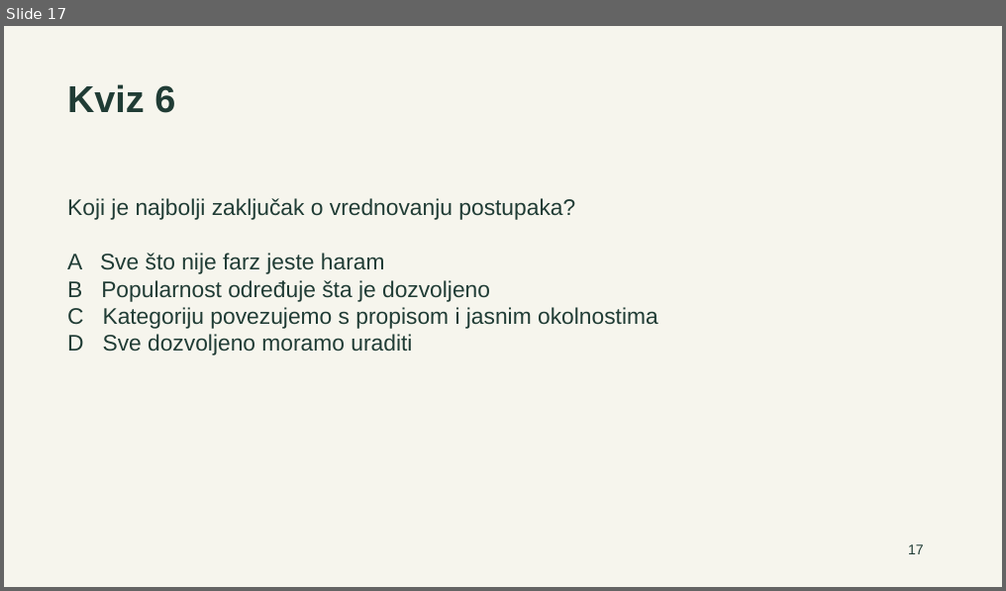
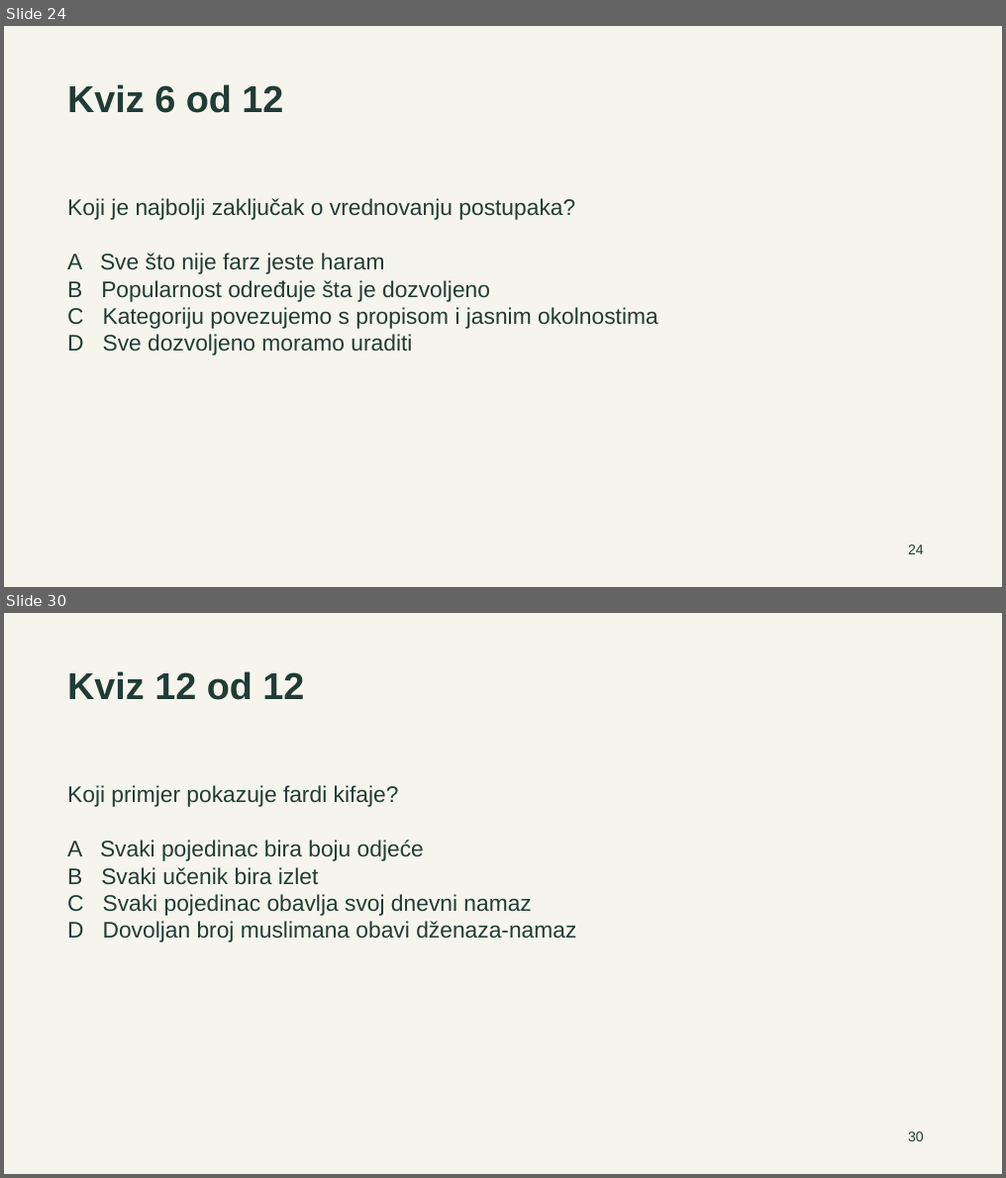
Before and after one commit to vjeronaukaskola/ogledni-cas-vrednovanje-djela, a slide deck: materijali/Prezentacija.pptx. Shown one above the other, each under a label of ours: slide 17 before the commit, slides 24 and 30 after it; the slides between them are not shown. The pictures are 1006x591 and 1006x1178 pixels, drawn with LibreOffice and Linux fonts; fonts in the diff are those of the drawing. Boxes give left, top, right and bottom in pixels: in the first picture for what was removed or moved away, otherwise in the second. Text is boxed around its words. In the diff, an @@ line names an element or a change of style, - is before the commit and + after.

```diff
--- a/materijali/Prezentacija.pptx
+++ b/materijali/Prezentacija.pptx
@@ slide 30 added at (4, 613, 1002, 1174), background #F6F5ED @@
@@ text added at (67, 671, 304, 700), 36 pt, text #203C35, bold @@
+Kviz 12 od 12
@@ text added at (67, 785, 576, 943), 21.8 pt, text #203C35 @@
+Koji primjer pokazuje fardi kifaje?
+A Svaki pojedinac bira boju odjeće
+B Svaki učenik bira izlet
+C Svaki pojedinac obavlja svoj dnevni namaz
+D Dovoljan broj muslimana obavi dženaza-namaz
@@ text added at (908, 1132, 924, 1142), 13.5 pt, text #203C35 @@
+30
@@ what was slide 17 is now slide 24 @@
@@ slide 24 changed as well @@
@@ text at (67, 84, 283, 113): text changed @@
-Kviz 6
+Kviz 6 od 12
@@ text at (908, 545, 924, 555): text changed @@
-17
+24
```
Also in this commit, not shown: 10 other slides changed, 18 other slides added, 8 slides removed, 10 other files.
